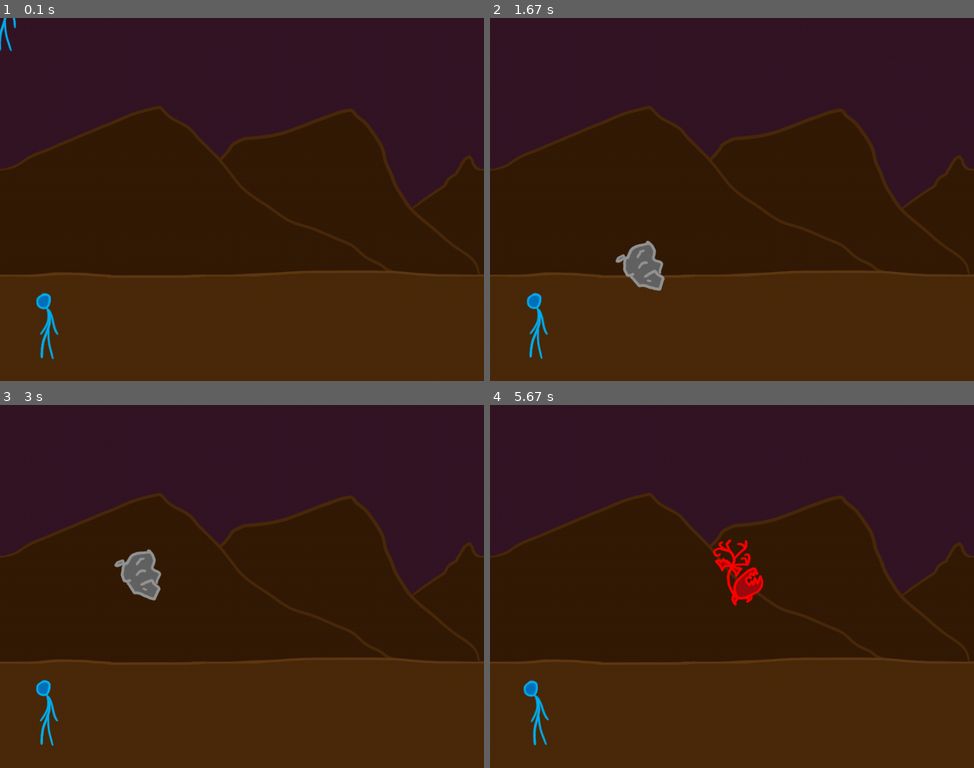
Above: before the commit, frames 1-4 (two rows, left to right).
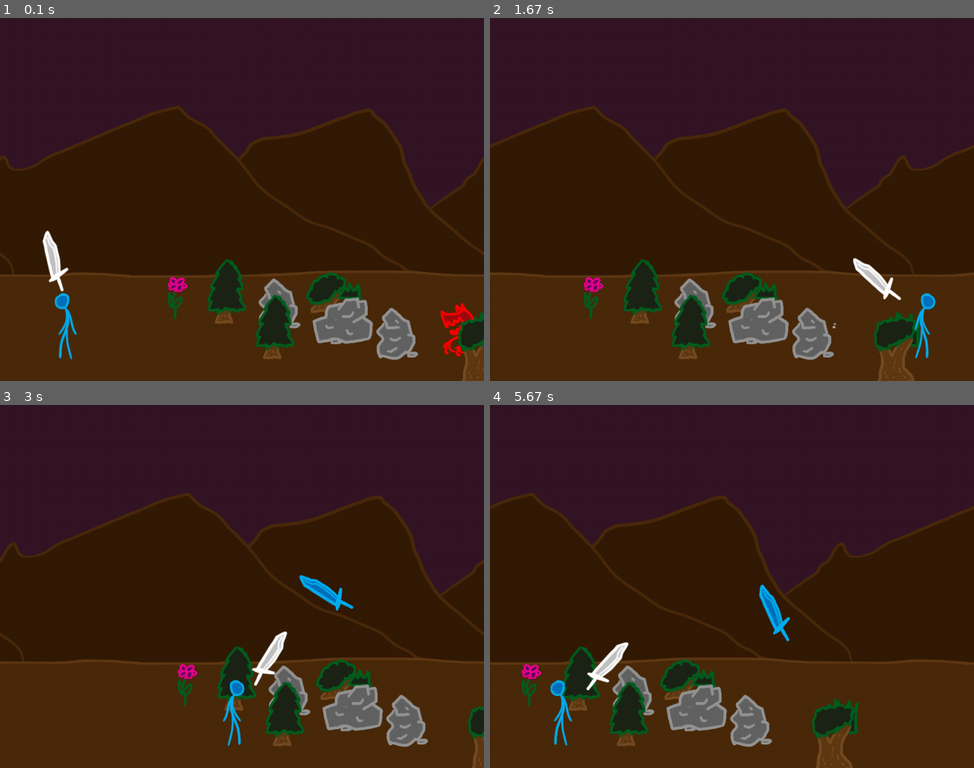
Above: after the commit, the same moments.

Repository: Atomotron/Learning-Pygame
Game: pygame game, started from examples/4_sprite_class.py
The game is run twice, just before and just after one commit, with the same random seed, the same clock (stepped at 60 frames per second) and the same inputs.
Inputs (mouse positions are in pixels of both pictures, inside the frame that each line leads up to):
- Up to frame 1 (0.1 s): no input
- Up to frame 2 (1.67 s): click (732, 199) at 0.38 s; hold Right 0.67-1.13 s; click (886, 188) at 0.75 s; hold D 1.17-1.63 s; click (615, 203) at 1.25 s
- Up to frame 3 (3 s): hold Left 1.67-2.2 s; click (91, 532) at 1.75 s; hold A 2.23-2.63 s; click (314, 459) at 2.32 s; hold Right from 2.67 s (still down); click (300, 619) at 2.75 s
- Up to frame 4 (5.67 s): release Right at 3.3 s; hold A 3.33-3.8 s; click (741, 463) at 3.42 s; hold Right 3.83-4.3 s; click (557, 575) at 3.92 s; hold D 4.33-4.8 s; click (736, 622) at 4.42 s; hold Left 4.83-5.37 s; click (717, 524) at 4.92 s; hold A from 5.4 s (still down); click (857, 644) at 5.48 s

The runs differ from the first frame. In frame 1, 10% of the frame differs, in the area x 0-100%, y 0-100%; in frame 2, 15%; in frame 3, 12%; in frame 4, 19%, in the area x 0-100%, y 24-100%.

Commit message:
Throwing swords

Diff:
--- a/examples/4_sprite_class.py
+++ b/examples/4_sprite_class.py
@@ -8,10 +8,20 @@
 pygame.init()
 screen = pygame.display.set_mode((1024,768))
 
-# Load image assets
+# Configuration
+PLAYER_SPEED = 1
+WEREWOLF_SPEED = 0.2
+GRAVITY = np.array((0.0,0.01))
+SWORD_VELOCITY = 3
+BACKGROUND_SPRITES = [
+    'fir','oak','flower','shrub','tallgrass1','tallgrass2','rock','boulder','outcrop','widegrass','grass',
+] # sprite names which are considered background objects
+
+# Load image and sound assets
 spritesheet = pygame.image.load("../img/sprites.png").convert_alpha()
 playersheet = pygame.image.load("../img/spriteanim_v2.png").convert_alpha()
 background = pygame.image.load("../img/PyBgrd2_Dunes.png").convert_alpha()
+
 
 source_rects = {
     'man'   : Rect((0,0),(48*2,48*3)),
@@ -65,7 +75,7 @@
         self.actors = []
         self.reactors = []
         self.background = background
-        self.camera = np.array(camera)
+        self.camera = np.array(camera,dtype=np.float_)
     def tick(self,dt):
         for thing in self.things:
             thing.tick(dt)
@@ -74,8 +84,8 @@
                 if actor.rect.colliderect(reactor.rect):
                     actor.collide(reactor)
         if self.player:
-            delta = (self.player.pos[0] - self.camera[0]) / self.background.get_rect().width
-            speed = math.pow(delta,5)
+            delta = ((self.player.pos[0] - self.camera[0]) / self.background.get_rect().width) - 0.5
+            speed = math.pow(delta,3)*10
             self.camera[0] += dt*speed # Rectangle integration method
     def draw(self,screen):
         # The position on the screen of the background repetition seam
@@ -85,6 +95,25 @@
         screen.blit(self.background,(0,0),Rect((background_rect.width - seam,0),(seam,background_rect.height)))
         for thing in self.things:
             thing.draw(screen,self.camera)
+    def populate(self):
+        """Introduce a bunch of objects."""
+        self.things = []
+        self.actors = []
+        self.reactors = []
+        self.camera = np.array((0,0),dtype=np.float_)
+        for i in range(0,100):
+            Sprite(
+                self,
+                spritesheet,
+                source_rects[random.choice(BACKGROUND_SPRITES)],
+                (random.uniform(0,10000),random.uniform(550,730)),
+            )
+        Player(world,(100,650))
+        Werewolf(world,(1000,650))
+        world.z_sort()
+    def z_sort(self):
+        """Order drawable things by their position. Run this after introducing new objects."""
+        self.things.sort(key=lambda x: x.rect.bottom)
 
 class Sprite(object):
     """A drawable thing that sits in the world."""
@@ -95,18 +124,22 @@
     def __init__(self,world,_spritesheet,source_rect,pos,theta=0,scale=1,anim_state=0):
         self.sprite_dirty = True # True if the cached sprite does not match what the sprite should be
         self.world = world
-        print(_spritesheet)
         self.spritesheet = _spritesheet
         self.source_rect = source_rect
+        self._mirrored = False
         self.theta = theta
         self.scale = scale
         self.anim_state = anim_state
         self.anim_time = 0
-        self.pos = np.array(pos)
+        self.pos = pos
         world.things.append(self)
     def clean_sprite(self):
+        try:
+            subsurf = self.spritesheet.subsurface(self.source_rect)
+        except ValueError as e:
+            raise Exception(str(self.spritesheet) + 'rect error' +str(self.source_rect)) from e
         self._sprite = pygame.transform.rotozoom(
-            self.spritesheet.subsurface(self.source_rect),
+            pygame.transform.flip(subsurf,self._mirrored,False),
             self._theta,
             self._scale,
         )
@@ -158,8 +191,16 @@
         return self._pos
     @pos.setter
     def pos(self,x):
-        self._pos = x
+        self._pos = np.array(x,dtype=np.float_)
         self.clean_rect()
+    @property
+    def mirrored(self):
+        return self._mirrored
+    @mirrored.setter
+    def mirrored(self,m):
+        if self._mirrored != m:
+            self.sprite_dirty = True
+            self._mirrored = m
 
     def draw(self,screen,camera):
         # We draw the sprite whether we're flagged as dirty or not,
@@ -170,7 +211,7 @@
         sprite_rect = self.sprite.get_rect()
     def tick(self,dt): # Advance in time
         if self.anim_state & Sprite.HURT:
-            half_height = self.spritesheet.height//2
+            half_height = self.spritesheet.get_rect().height//2
             if self.anim_time % 10 < 3 and self.source_rect.top < half_height:
                 self.source_rect = self.source_rect.move(0,half_height)
             elif self.anim_time % 10 >= 3 and self.source_rect.top >= half_height:
@@ -186,6 +227,7 @@
             self.anim_time = 0
 
 class Player(Sprite):
+    NAME = "player"
     def __init__(self,world,pos):
         self.frame = 1
         super().__init__(
@@ -194,28 +236,111 @@
             player_frames[self.frame],
             pos
         )
+        self.dead = False
+        world.reactors.append(self)
         world.player = self
-    def tick(self,dt):
-        pressed = pygame.key.get_pressed()
-        if pressed[K_w] or pressed[K_a] or pressed[K_d] or pressed[K_s]:
-            self.anim_state |= Sprite.WIGGLE
-        else:
-            self.anim_state &= ~Sprite.WIGGLE
-            self.theta = self.theta - 0.01*self.theta*dt
+        self.sword_launcher = SwordLauncher(self)
+    def tick(self,dt):
+        if not self.dead:
+            pressed = pygame.key.get_pressed()
+            if pressed[K_RIGHT] or pressed[K_d] or pressed[K_a] or pressed[K_LEFT]:
+                self.anim_state |= Sprite.WIGGLE
+            else:
+                self.anim_state &= ~Sprite.WIGGLE
+                self.theta = self.theta - 0.01*self.theta*dt
+            if pressed[K_RIGHT] or pressed[K_d]:
+                self.pos[0] += dt*PLAYER_SPEED
+                self.mirrored = True
+            if pressed[K_LEFT] or pressed[K_a]:
+                self.pos[0] -= dt*PLAYER_SPEED
+                self.mirrored = False
         super().tick(dt)
+    def die(self):
+        self.dead = True
+        self.anim_state |= Sprite.DISAPPEAR | Sprite.HURT
+    def throw_sword_at(self,screen_pos):
+        screen_pos = np.array(screen_pos,dtype=np.float_)
+        target_pos = self.world.camera + screen_pos
+
+        Sword(self.world,target_pos,(0,-2.5))
+
+class Werewolf(Sprite):
+    NAME = "werewolf"
+    def __init__(self,world,pos):
+        super().__init__(
+            world,
+            spritesheet,
+            source_rects['werewolf'],
+            pos
+        )
+        self.dead = False
+        self.interacting = True
+        self.anim_state |= Sprite.WIGGLE # always walking
+        world.actors.append(self)
+        world.reactors.append(self)
+    def tick(self,dt):
+        if not self.dead:
+            self.pos[0] -= dt * WEREWOLF_SPEED
+        elif self.scale < 0.01:
+            world.things.remove(self)
+        super().tick(dt)
+    def die(self):
+        self.dead = True
+        self.anim_state |= Sprite.DISAPPEAR | Sprite.HURT
+        world.actors.remove(self)
+        world.reactors.remove(self)
+    def collide(self,reactor):
+        if reactor.NAME == "player":
+            reactor.die()
+
+class Sword(Sprite):
+    def __init__(self,world,pos,vel,theta):
+        super().__init__(
+            world,
+            spritesheet,
+            source_rects['sword'],
+            pos,
+            theta=theta
+        )
+        self.vel = np.array(vel,dtype=np.float_)
+        world.actors.append(self)
+    def tick(self,dt):
+        self.theta += dt*0.5
+        self.pos += dt*self.vel
+        self.vel += dt*GRAVITY
+        super().tick(dt)
+        if self.pos[1] > 800:
+            world.things.remove(self)
+            world.actors.remove(self)
+    def collide(self,reactor):
+        if reactor.NAME == "werewolf":
+            reactor.die()
+
+class SwordLauncher(Sprite):
+    def __init__(self,player):
+        super().__init__(
+            player.world,
+            spritesheet,
+            source_rects['sword'].move(0,600),
+            player.pos
+        )
+        self.player = player
+        self.launch_angle = 0
+    def tick(self,dt):
+        target_pos = self.world.camera + np.array(pygame.mouse.get_pos())
+        target_vector = target_pos - self.player.pos
+        self.launch_angle = min(-math.pi/4,max(-3*math.pi/4,math.atan2(target_vector[1],target_vector[0])))
+        dx = np.array((math.cos(self.launch_angle),math.sin(self.launch_angle))) * 48*3
+        self.pos = self.player.pos + dx
+        self.theta = -(self.launch_angle / (2*math.pi) * 360) + 130
+    def launch(self):
+        vel = np.array((math.cos(self.launch_angle),math.sin(self.launch_angle)))*SWORD_VELOCITY
+        Sword(self.world,self.player.pos,vel,self.theta)
 
 if __name__ == "__main__":
     clock = pygame.time.Clock() # A clock to keep track of time
     world = World(background)
-    thing = Sprite(
-            world,
-            spritesheet,
-            source_rects['man'],
-            (0,0),
-            0,1,
-            Sprite.WIGGLE
-    )
-    player = Player(world,(100,650))
+    world.populate()
     keep_on_stepping = True
     while keep_on_stepping:
         dt = clock.tick(30) # If we go faster than 60fps, stop and wait.
@@ -224,14 +349,8 @@
                 keep_on_stepping = False
             elif event.type == KEYDOWN and event.key == K_ESCAPE:
                 keep_on_stepping = False
-        if random.randrange(60) == 0:
-            thing.theta = random.uniform(0,360)
-        if random.randrange(60) == 0:
-            thing.source_rect = source_rects[random.choice(list(source_rects))]
-            thing.scale = 1
-        if random.randrange(60) == 0:
-            thing.pos = (random.randrange(900)+world.camera[0],random.randrange(700))
-            thing.scale = 1
+            elif event.type == pygame.MOUSEBUTTONDOWN and event.button == 1:
+                world.player.sword_launcher.launch()
         world.tick(dt)
         world.draw(screen)
         pygame.display.flip()
